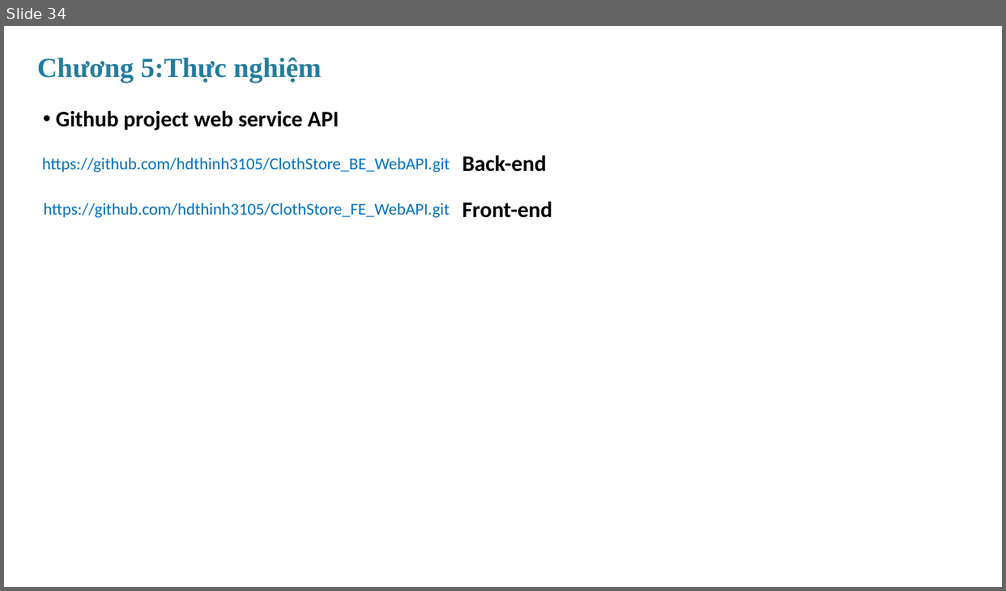
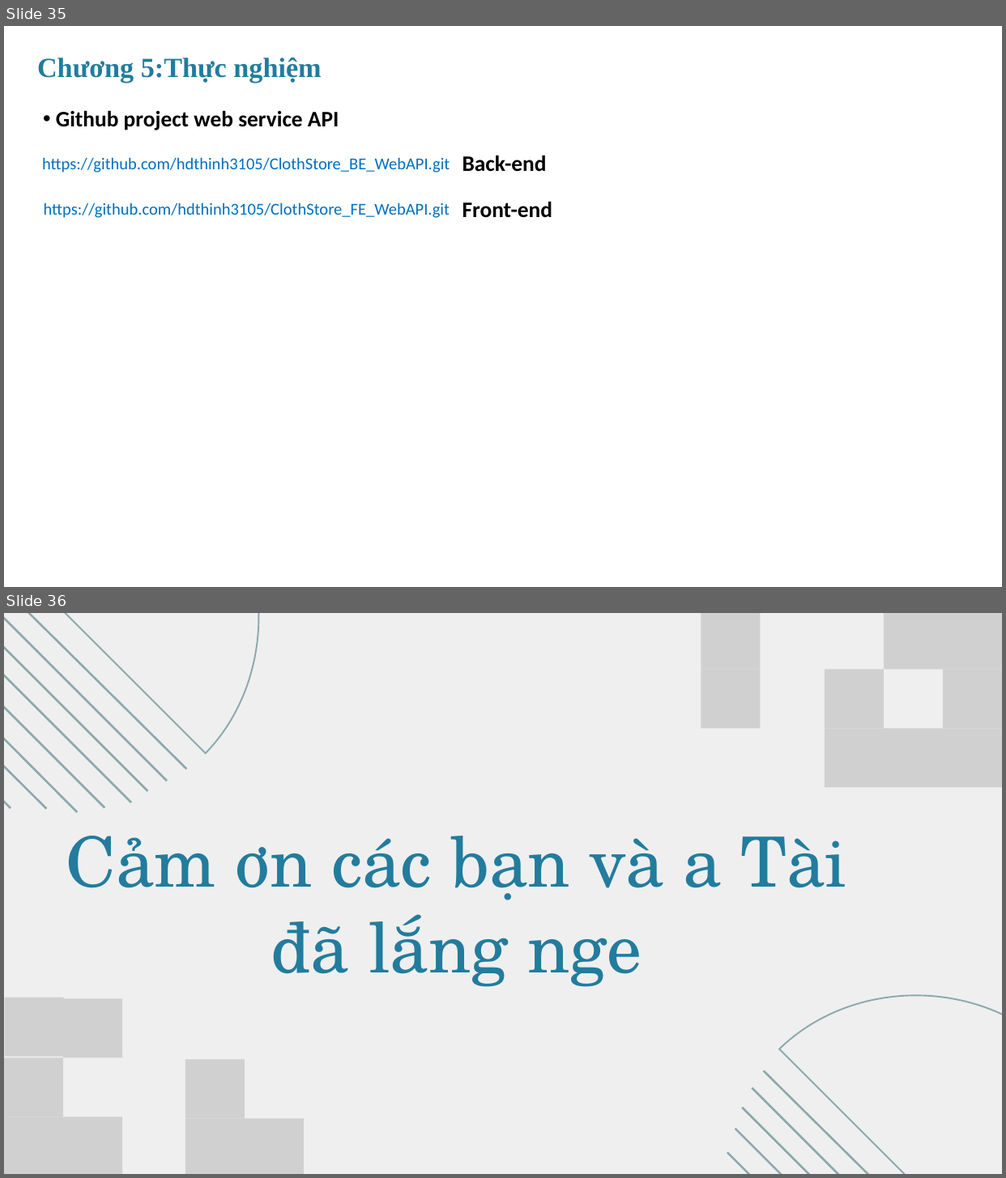
Before and after one commit to hdthinh3105/ClothStore_BE_MVC, a slide deck: document report/MVC_RestfulAPI.pptx. Shown one above the other, each under a label of ours: slide 34 before the commit, slides 35 and 36 after it. The pictures are 1006x591 and 1006x1178 pixels, drawn with LibreOffice and Linux fonts; fonts in the diff are those of the drawing; grey boxes stand for pictures. Boxes give left, top, right and bottom in pixels: in the first picture for what was removed or moved away, otherwise in the second. Text is boxed around its words. In the diff, an @@ line names an element or a change of style, - is before the commit and + after.

Commit message:
commit ppt

```diff
--- a/document report/MVC_RestfulAPI.pptx
+++ b/document report/MVC_RestfulAPI.pptx
@@ slide 36 added at (x1=4, y1=613, x2=1002, y2=1174), background #EFEFEF @@
@@ picture added at (x1=701, y1=613, x2=761, y2=670) @@
@@ picture added at (x1=884, y1=613, x2=943, y2=670) @@
@@ picture added at (x1=943, y1=613, x2=1002, y2=670) @@
@@ group added at (x1=4, y1=613, x2=343, y2=812): 8 lines, 1 freeform shape @@
@@ picture added at (x1=701, y1=669, x2=761, y2=728) @@
@@ picture added at (x1=825, y1=669, x2=884, y2=728) @@
@@ picture added at (x1=943, y1=669, x2=1002, y2=728) @@
@@ picture added at (x1=825, y1=728, x2=884, y2=788) @@
@@ picture added at (x1=884, y1=728, x2=943, y2=788) @@
@@ picture added at (x1=943, y1=728, x2=1002, y2=788) @@
@@ text added at (x1=66, y1=836, x2=847, y2=987), 100 pt, text #227C9D @@
+Cảm ơn các bạn và a Tài đã lắng nge
@@ picture added at (x1=5, y1=997, x2=64, y2=1057) @@
@@ picture added at (x1=63, y1=999, x2=123, y2=1058) @@
@@ picture added at (x1=4, y1=1058, x2=63, y2=1118) @@
@@ picture added at (x1=185, y1=1059, x2=245, y2=1119) @@
@@ picture added at (x1=4, y1=1118, x2=63, y2=1174) @@
@@ picture added at (x1=63, y1=1118, x2=123, y2=1174) @@
@@ picture added at (x1=185, y1=1119, x2=245, y2=1174) @@
@@ picture added at (x1=245, y1=1119, x2=304, y2=1174) @@
@@ group added at (x1=727, y1=912, x2=1002, y2=1174): 5 lines, 1 freeform shape @@
@@ what was slide 34 is now slide 35 @@
```
Also in this commit, not shown: 1 other slide added, 1 slide removed.
